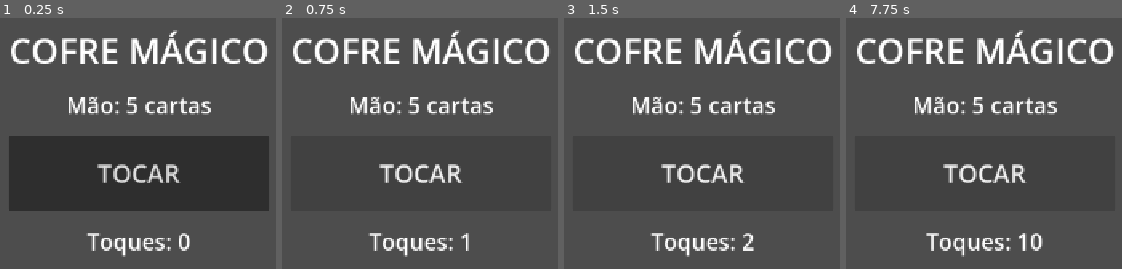
Above: before the commit, frames 1-4 (left to right).
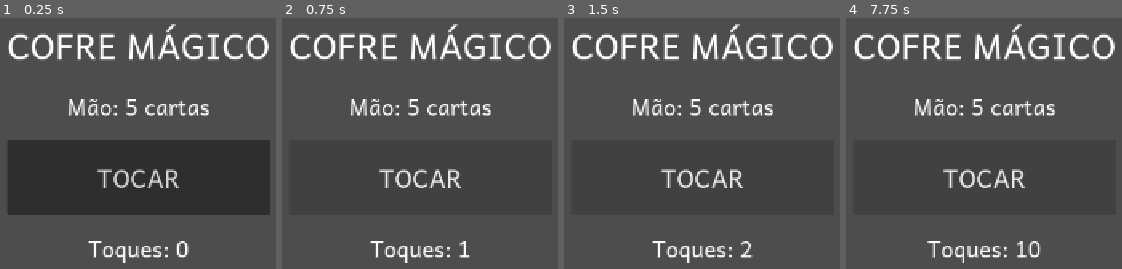
Above: after the commit, the same moments.

Repository: georginho1/cofre-magico
Game: Godot game, scene res://cenas/inicial/inicial.tscn
Same seed, same stepped clock (60 frames per second), same inputs: the game is played once before the commit and once after it.
Inputs (mouse positions are in pixels of both pictures, inside the frame that each line leads up to):
- Up to frame 1 (0.25 s): no input
- Up to frame 2 (0.75 s): click "TOCAR" at 0.5 s
- Up to frame 3 (1.5 s): click "TOCAR" at 1.25 s
- Up to frame 4 (7.75 s): click "TOCAR" at 2 s; tap Enter at 2.75, 4.25, 5.75 s; move the mouse to (outside the picture) at 2.77 s; hold Shift 2.78-3.5 s; click (outside the picture) at 2.92 s; tap Space at 3.5, 5, 6.5 s; drag from (outside the picture) to (945, 231) at 3.52 s; move the mouse to (1064, 43) at 4.27 s; tap Ctrl at 4.35 s; click (1064, 43) at 4.42 s; drag from (945, 231) to (outside the picture) at 5.02 s; move the mouse to (outside the picture) at 5.77 s; tap Alt at 5.85 s; click (outside the picture) at 5.92 s; tap Escape (ui_cancel) at 6.4 s; drag from (outside the picture) to (865, 30) at 6.52 s; move the mouse to (1025, 140) at 7.27 s; hold Shift from 7.28 s (still down); click (1025, 140) at 7.42 s

The runs differ from the first frame. In frame 1, 15% of the frame differs, in the area x 2-98%, y 2-98%; in frame 2, 12%; in frame 3, 12%; in frame 4, 12%.

Commit message:
feat(02-01): fonte Andika, Theme global, autoload Sessao
Co-Authored-By: Claude Sonnet 5.5 <noreply@anthropic.com>

Diff:
--- /dev/null
+++ b/ferramentas/gerar_tema.gd
@@ -0,0 +1,74 @@
+extends SceneTree
+## Gera res://tema/tema_cofre.tres. Uso: godot --headless --path . -s ferramentas/gerar_tema.gd
+
+const FUNDO := Color("#22335C")
+const ESCURO := Color("#14213D")
+const ROXO := Color("#B388FF")
+const CLARO := Color("#DCEBFA")
+const CINZA := Color("#8FA0C4")
+
+
+func _caixa(fundo: Color, borda: Color = Color(0, 0, 0, 0), largura: int = 0, raio: int = 16) -> StyleBoxFlat:
+	var s := StyleBoxFlat.new()
+	s.bg_color = fundo
+	s.set_corner_radius_all(raio)
+	s.set_border_width_all(largura)
+	s.border_color = borda
+	s.content_margin_left = 16
+	s.content_margin_right = 16
+	s.content_margin_top = 8
+	s.content_margin_bottom = 8
+	return s
+
+
+func _botao(t: Theme, nome: StringName, fundo: Color, borda: Color, largura: int, texto: Color, fonte: Font, tamanho: int) -> void:
+	t.add_type(nome)
+	t.set_type_variation(nome, &"Button")
+	t.set_font(&"font", nome, fonte)
+	t.set_font_size(&"font_size", nome, tamanho)
+	for c in [&"font_color", &"font_hover_color", &"font_pressed_color", &"font_focus_color", &"font_hover_pressed_color"]:
+		t.set_color(c, nome, texto)
+	t.set_color(&"font_disabled_color", nome, CINZA)
+	t.set_stylebox(&"normal", nome, _caixa(fundo, borda, largura))
+	t.set_stylebox(&"hover", nome, _caixa(fundo, borda, largura))
+	t.set_stylebox(&"pressed", nome, _caixa(fundo.darkened(0.1), borda, largura))
+	t.set_stylebox(&"hover_pressed", nome, _caixa(fundo.darkened(0.1), borda, largura))
+	t.set_stylebox(&"disabled", nome, _caixa(FUNDO, borda, largura))
+	t.set_stylebox(&"focus", nome, StyleBoxEmpty.new())
+
+
+func _rotulo(t: Theme, nome: StringName, fonte: Font, tamanho: int) -> void:
+	t.add_type(nome)
+	t.set_type_variation(nome, &"Label")
+	t.set_font(&"font", nome, fonte)
+	t.set_font_size(&"font_size", nome, tamanho)
+
+
+func _init() -> void:
+	var normal: Font = load("res://fontes/Andika-Regular.ttf") as Font
+	var negrito: Font = load("res://fontes/Andika-Bold.ttf") as Font
+	if normal == null or negrito == null:
+		push_error("fontes Andika ausentes")
+		quit(1)
+		return
+	var t := Theme.new()
+	t.default_font = normal
+	t.default_font_size = 24
+	t.set_color(&"font_color", &"Label", Color.WHITE)
+	_rotulo(t, &"Rotulo32", negrito, 32)
+	_rotulo(t, &"Titulo48", negrito, 48)
+	_rotulo(t, &"Display72", negrito, 72)
+	_botao(t, &"BotaoPrimario", ROXO, Color(0, 0, 0, 0), 0, ESCURO, negrito, 32)
+	_botao(t, &"BotaoSecundario", FUNDO, Color.WHITE, 2, Color.WHITE, negrito, 32)
+	_botao(t, &"BotaoCarta", CLARO, ESCURO, 4, ESCURO, negrito, 72)
+	_botao(t, &"BotaoEspaco", CLARO, Color("#5C6C91"), 2, ESCURO, negrito, 48)
+	_botao(t, &"BotaoMago", FUNDO, Color(0, 0, 0, 0), 0, Color.WHITE, negrito, 32)
+	t.add_type(&"PainelSuperficie")
+	t.set_type_variation(&"PainelSuperficie", &"PanelContainer")
+	var p := _caixa(FUNDO)
+	p.set_content_margin_all(16)
+	t.set_stylebox(&"panel", &"PainelSuperficie", p)
+	var erro: int = ResourceSaver.save(t, "res://tema/tema_cofre.tres")
+	if erro != OK:
+		push_error("falha ao salvar tema: %d" % erro)
+	quit(0 if erro == OK else 1)
--- a/project.godot
+++ b/project.godot
@@ -1,4 +1,11 @@
 ; Engine configuration file.
+; It's best edited using the editor UI and not directly,
+; since the parameters that go here are not all obvious.
+;
+; Format:
+;   [section] ; section goes between []
+;   param=value ; assign values to parameters
+
 config_version=5
 
 [application]
@@ -7,6 +14,11 @@
 run/main_scene="res://cenas/inicial/inicial.tscn"
 config/features=PackedStringArray("4.7", "GL Compatibility")
 config/icon="res://icon.svg"
+config/quit_on_go_back=false
+
+[autoload]
+
+Sessao="*res://sessao.gd"
 
 [display]
 
@@ -16,12 +28,16 @@
 window/stretch/aspect="expand"
 window/handheld/orientation=4
 
+[editor_plugins]
+
+enabled=PackedStringArray("res://addons/gut/plugin.cfg")
+
+[gui]
+
+theme/custom="res://tema/tema_cofre.tres"
+
 [rendering]
 
 renderer/rendering_method="gl_compatibility"
 renderer/rendering_method.mobile="gl_compatibility"
 textures/vram_compression/import_etc2_astc=true
-
-[editor_plugins]
-
-enabled=PackedStringArray("res://addons/gut/plugin.cfg")
--- /dev/null
+++ b/sessao.gd
@@ -0,0 +1,63 @@
+extends Node
+## Autoload Sessao: estado compartilhado entre cenas (magos ativos e partida).
+
+const CENA_MENU := "res://cenas/menu/menu.tscn"
+const CENA_SELECAO := "res://cenas/selecao/selecao.tscn"
+const CENA_MESA := "res://cenas/mesa/mesa.tscn"
+const CENA_COFRE := "res://cenas/cofre/cofre.tscn"
+const CENA_FINAL := "res://cenas/final/final.tscn"
+
+var magos_ativos: Array[int] = []
+var partida: Partida = null
+
+
+func ativar_magos(ids: Array[int]) -> void:
+	var limpos: Array[int] = []
+	for id in ids:
+		if id >= 0 and id <= 3 and not limpos.has(id):
+			limpos.append(id)
+	limpos.sort()
+	magos_ativos = limpos
+
+
+func id_do_indice(indice: int) -> int:
+	return magos_ativos[indice]
+
+
+func nova_partida() -> void:
+	var cfg: ConfigRegras = load("res://dados/regras_padrao.tres") as ConfigRegras
+	var bib: BibliotecaPalavras = load("res://dados/biblioteca_palavras.tres") as BibliotecaPalavras
+	var dist: DistribuicaoBaralho = load("res://dados/distribuicao_baralho.tres") as DistribuicaoBaralho
+	if cfg == null or bib == null or dist == null:
+		push_error("recursos de dados ausentes ou invalidos")
+		return
+	var rng := RandomNumberGenerator.new()
+	if cfg.semente > 0:
+		rng.seed = cfg.semente
+	else:
+		rng.randomize()
+	partida = Partida.new(cfg, bib, dist, magos_ativos.size(), rng)
+
+
+func limpar() -> void:
+	partida = null
+
+
+func ir_para(caminho: String) -> void:
+	get_tree().change_scene_to_file(caminho)
+
+
+func _notification(what: int) -> void:
+	if what == NOTIFICATION_WM_GO_BACK_REQUEST:
+		_voltar()
+
+
+func _unhandled_input(ev: InputEvent) -> void:
+	if ev.is_action_pressed("ui_cancel"):
+		_voltar()
+
+
+func _voltar() -> void:
+	var cena: Node = get_tree().current_scene
+	if cena != null and cena.has_method("ao_voltar"):
+		cena.call("ao_voltar")
--- /dev/null
+++ b/tema/tema_cofre.tres
@@ -0,0 +1,477 @@
+[gd_resource type="Theme" format=3]
+
+[ext_resource type="FontFile" path="res://fontes/Andika-Bold.ttf" id="1_arc57"]
+[ext_resource type="FontFile" path="res://fontes/Andika-Regular.ttf" id="2_7vbc3"]
+
+[sub_resource type="StyleBoxFlat" id="StyleBoxFlat_sskb8"]
+content_margin_left = 16.0
+content_margin_top = 8.0
+content_margin_right = 16.0
+content_margin_bottom = 8.0
+bg_color = Color(0.13333334, 0.2, 0.36078432, 1)
+border_width_left = 4
+border_width_top = 4
+border_width_right = 4
+border_width_bottom = 4
+border_color = Color(0.078431375, 0.12941177, 0.23921569, 1)
+corner_radius_top_left = 16
+corner_radius_top_right = 16
+corner_radius_bottom_right = 16
+corner_radius_bottom_left = 16
+
+[sub_resource type="StyleBoxEmpty" id="StyleBoxEmpty_yel0v"]
+
+[sub_resource type="StyleBoxFlat" id="StyleBoxFlat_o7fhs"]
+content_margin_left = 16.0
+content_margin_top = 8.0
+content_margin_right = 16.0
+content_margin_bottom = 8.0
+bg_color = Color(0.8627451, 0.92156863, 0.98039216, 1)
+border_width_left = 4
+border_width_top = 4
+border_width_right = 4
+border_width_bottom = 4
+border_color = Color(0.078431375, 0.12941177, 0.23921569, 1)
+corner_radius_top_left = 16
+corner_radius_top_right = 16
+corner_radius_bottom_right = 16
+corner_radius_bottom_left = 16
+
+[sub_resource type="StyleBoxFlat" id="StyleBoxFlat_x0r4m"]
+content_margin_left = 16.0
+content_margin_top = 8.0
+content_margin_right = 16.0
+content_margin_bottom = 8.0
+bg_color = Color(0.7764706, 0.82941175, 0.88235295, 1)
+border_width_left = 4
+border_width_top = 4
+border_width_right = 4
+border_width_bottom = 4
+border_color = Color(0.078431375, 0.12941177, 0.23921569, 1)
+corner_radius_top_left = 16
+corner_radius_top_right = 16
+corner_radius_bottom_right = 16
+corner_radius_bottom_left = 16
+
+[sub_resource type="StyleBoxFlat" id="StyleBoxFlat_wc6pu"]
+content_margin_left = 16.0
+content_margin_top = 8.0
+content_margin_right = 16.0
+content_margin_bottom = 8.0
+bg_color = Color(0.8627451, 0.92156863, 0.98039216, 1)
+border_width_left = 4
+border_width_top = 4
+border_width_right = 4
+border_width_bottom = 4
+border_color = Color(0.078431375, 0.12941177, 0.23921569, 1)
+corner_radius_top_left = 16
+corner_radius_top_right = 16
+corner_radius_bottom_right = 16
+corner_radius_bottom_left = 16
+
+[sub_resource type="StyleBoxFlat" id="StyleBoxFlat_sb8cu"]
+content_margin_left = 16.0
+content_margin_top = 8.0
+content_margin_right = 16.0
+content_margin_bottom = 8.0
+bg_color = Color(0.7764706, 0.82941175, 0.88235295, 1)
+border_width_left = 4
+border_width_top = 4
+border_width_right = 4
+border_width_bottom = 4
+border_color = Color(0.078431375, 0.12941177, 0.23921569, 1)
+corner_radius_top_left = 16
+corner_radius_top_right = 16
+corner_radius_bottom_right = 16
+corner_radius_bottom_left = 16
+
+[sub_resource type="StyleBoxFlat" id="StyleBoxFlat_x38jy"]
+content_margin_left = 16.0
+content_margin_top = 8.0
+content_margin_right = 16.0
+content_margin_bottom = 8.0
+bg_color = Color(0.13333334, 0.2, 0.36078432, 1)
+border_width_left = 2
+border_width_top = 2
+border_width_right = 2
+border_width_bottom = 2
+border_color = Color(0.36078432, 0.42352942, 0.5686275, 1)
+corner_radius_top_left = 16
+corner_radius_top_right = 16
+corner_radius_bottom_right = 16
+corner_radius_bottom_left = 16
+
+[sub_resource type="StyleBoxEmpty" id="StyleBoxEmpty_n3m7h"]
+
+[sub_resource type="StyleBoxFlat" id="StyleBoxFlat_eajyj"]
+content_margin_left = 16.0
+content_margin_top = 8.0
+content_margin_right = 16.0
+content_margin_bottom = 8.0
+bg_color = Color(0.8627451, 0.92156863, 0.98039216, 1)
+border_width_left = 2
+border_width_top = 2
+border_width_right = 2
+border_width_bottom = 2
+border_color = Color(0.36078432, 0.42352942, 0.5686275, 1)
+corner_radius_top_left = 16
+corner_radius_top_right = 16
+corner_radius_bottom_right = 16
+corner_radius_bottom_left = 16
+
+[sub_resource type="StyleBoxFlat" id="StyleBoxFlat_vrmm2"]
+content_margin_left = 16.0
+content_margin_top = 8.0
+content_margin_right = 16.0
+content_margin_bottom = 8.0
+bg_color = Color(0.7764706, 0.82941175, 0.88235295, 1)
+border_width_left = 2
+border_width_top = 2
+border_width_right = 2
+border_width_bottom = 2
+border_color = Color(0.36078432, 0.42352942, 0.5686275, 1)
+corner_radius_top_left = 16
+corner_radius_top_right = 16
+corner_radius_bottom_right = 16
+corner_radius_bottom_left = 16
+
+[sub_resource type="StyleBoxFlat" id="StyleBoxFlat_wrr13"]
+content_margin_left = 16.0
+content_margin_top = 8.0
+content_margin_right = 16.0
+content_margin_bottom = 8.0
+bg_color = Color(0.8627451, 0.92156863, 0.98039216, 1)
+border_width_left = 2
+border_width_top = 2
+border_width_right = 2
+border_width_bottom = 2
+border_color = Color(0.36078432, 0.42352942, 0.5686275, 1)
+corner_radius_top_left = 16
+corner_radius_top_right = 16
+corner_radius_bottom_right = 16
+corner_radius_bottom_left = 16
+
+[sub_resource type="StyleBoxFlat" id="StyleBoxFlat_oucqq"]
+content_margin_left = 16.0
+content_margin_top = 8.0
+content_margin_right = 16.0
+content_margin_bottom = 8.0
+bg_color = Color(0.7764706, 0.82941175, 0.88235295, 1)
+border_width_left = 2
+border_width_top = 2
+border_width_right = 2
+border_width_bottom = 2
+border_color = Color(0.36078432, 0.42352942, 0.5686275, 1)
+corner_radius_top_left = 16
+corner_radius_top_right = 16
+corner_radius_bottom_right = 16
+corner_radius_bottom_left = 16
+
+[sub_resource type="StyleBoxFlat" id="StyleBoxFlat_pvvmd"]
+content_margin_left = 16.0
+content_margin_top = 8.0
+content_margin_right = 16.0
+content_margin_bottom = 8.0
+bg_color = Color(0.13333334, 0.2, 0.36078432, 1)
+border_color = Color(0, 0, 0, 0)
+corner_radius_top_left = 16
+corner_radius_top_right = 16
+corner_radius_bottom_right = 16
+corner_radius_bottom_left = 16
+
+[sub_resource type="StyleBoxEmpty" id="StyleBoxEmpty_2442c"]
+
+[sub_resource type="StyleBoxFlat" id="StyleBoxFlat_t5xm0"]
+content_margin_left = 16.0
+content_margin_top = 8.0
+content_margin_right = 16.0
+content_margin_bottom = 8.0
+bg_color = Color(0.13333334, 0.2, 0.36078432, 1)
+border_color = Color(0, 0, 0, 0)
+corner_radius_top_left = 16
+corner_radius_top_right = 16
+corner_radius_bottom_right = 16
+corner_radius_bottom_left = 16
+
+[sub_resource type="StyleBoxFlat" id="StyleBoxFlat_rp666"]
+content_margin_left = 16.0
+content_margin_top = 8.0
+content_margin_right = 16.0
+content_margin_bottom = 8.0
+bg_color = Color(0.120000005, 0.17999999, 0.32470587, 1)
+border_color = Color(0, 0, 0, 0)
+corner_radius_top_left = 16
+corner_radius_top_right = 16
+corner_radius_bottom_right = 16
+corner_radius_bottom_left = 16
+
+[sub_resource type="StyleBoxFlat" id="StyleBoxFlat_icxtv"]
+content_margin_left = 16.0
+content_margin_top = 8.0
+content_margin_right = 16.0
+content_margin_bottom = 8.0
+bg_color = Color(0.13333334, 0.2, 0.36078432, 1)
+border_color = Color(0, 0, 0, 0)
+corner_radius_top_left = 16
+corner_radius_top_right = 16
+corner_radius_bottom_right = 16
+corner_radius_bottom_left = 16
+
+[sub_resource type="StyleBoxFlat" id="StyleBoxFlat_ey1el"]
+content_margin_left = 16.0
+content_margin_top = 8.0
+content_margin_right = 16.0
+content_margin_bottom = 8.0
+bg_color = Color(0.120000005, 0.17999999, 0.32470587, 1)
+border_color = Color(0, 0, 0, 0)
+corner_radius_top_left = 16
+corner_radius_top_right = 16
+corner_radius_bottom_right = 16
+corner_radius_bottom_left = 16
+
+[sub_resource type="StyleBoxFlat" id="StyleBoxFlat_4yf16"]
+content_margin_left = 16.0
+content_margin_top = 8.0
+content_margin_right = 16.0
+content_margin_bottom = 8.0
+bg_color = Color(0.13333334, 0.2, 0.36078432, 1)
+border_color = Color(0, 0, 0, 0)
+corner_radius_top_left = 16
+corner_radius_top_right = 16
+corner_radius_bottom_right = 16
+corner_radius_bottom_left = 16
+
+[sub_resource type="StyleBoxEmpty" id="StyleBoxEmpty_2j4df"]
+
+[sub_resource type="StyleBoxFlat" id="StyleBoxFlat_uabny"]
+content_margin_left = 16.0
+content_margin_top = 8.0
+content_margin_right = 16.0
+content_margin_bottom = 8.0
+bg_color = Color(0.7019608, 0.53333336, 1, 1)
+border_color = Color(0, 0, 0, 0)
+corner_radius_top_left = 16
+corner_radius_top_right = 16
+corner_radius_bottom_right = 16
+corner_radius_bottom_left = 16
+
+[sub_resource type="StyleBoxFlat" id="StyleBoxFlat_2kv27"]
+content_margin_left = 16.0
+content_margin_top = 8.0
+content_margin_right = 16.0
+content_margin_bottom = 8.0
+bg_color = Color(0.6317647, 0.48000002, 0.9, 1)
+border_color = Color(0, 0, 0, 0)
+corner_radius_top_left = 16
+corner_radius_top_right = 16
+corner_radius_bottom_right = 16
+corner_radius_bottom_left = 16
+
+[sub_resource type="StyleBoxFlat" id="StyleBoxFlat_iwn3o"]
+content_margin_left = 16.0
+content_margin_top = 8.0
+content_margin_right = 16.0
+content_margin_bottom = 8.0
+bg_color = Color(0.7019608, 0.53333336, 1, 1)
+border_color = Color(0, 0, 0, 0)
+corner_radius_top_left = 16
+corner_radius_top_right = 16
+corner_radius_bottom_right = 16
+corner_radius_bottom_left = 16
+
+[sub_resource type="StyleBoxFlat" id="StyleBoxFlat_48hk5"]
+content_margin_left = 16.0
+content_margin_top = 8.0
+content_margin_right = 16.0
+content_margin_bottom = 8.0
+bg_color = Color(0.6317647, 0.48000002, 0.9, 1)
+border_color = Color(0, 0, 0, 0)
+corner_radius_top_left = 16
+corner_radius_top_right = 16
+corner_radius_bottom_right = 16
+corner_radius_bottom_left = 16
+
+[sub_resource type="StyleBoxFlat" id="StyleBoxFlat_p6b5s"]
+content_margin_left = 16.0
+content_margin_top = 8.0
+content_margin_right = 16.0
+content_margin_bottom = 8.0
+bg_color = Color(0.13333334, 0.2, 0.36078432, 1)
+border_width_left = 2
+border_width_top = 2
+border_width_right = 2
+border_width_bottom = 2
+border_color = Color(1, 1, 1, 1)
+corner_radius_top_left = 16
+corner_radius_top_right = 16
+corner_radius_bottom_right = 16
+corner_radius_bottom_left = 16
+
+[sub_resource type="StyleBoxEmpty" id="StyleBoxEmpty_dd1tx"]
+
+[sub_resource type="StyleBoxFlat" id="StyleBoxFlat_qpnqy"]
+content_margin_left = 16.0
+content_margin_top = 8.0
+content_margin_right = 16.0
+content_margin_bottom = 8.0
+bg_color = Color(0.13333334, 0.2, 0.36078432, 1)
+border_width_left = 2
+border_width_top = 2
+border_width_right = 2
+border_width_bottom = 2
+border_color = Color(1, 1, 1, 1)
+corner_radius_top_left = 16
+corner_radius_top_right = 16
+corner_radius_bottom_right = 16
+corner_radius_bottom_left = 16
+
+[sub_resource type="StyleBoxFlat" id="StyleBoxFlat_nnueh"]
+content_margin_left = 16.0
+content_margin_top = 8.0
+content_margin_right = 16.0
+content_margin_bottom = 8.0
+bg_color = Color(0.120000005, 0.17999999, 0.32470587, 1)
+border_width_left = 2
+border_width_top = 2
+border_width_right = 2
+border_width_bottom = 2
+border_color = Color(1, 1, 1, 1)
+corner_radius_top_left = 16
+corner_radius_top_right = 16
+corner_radius_bottom_right = 16
+corner_radius_bottom_left = 16
+
+[sub_resource type="StyleBoxFlat" id="StyleBoxFlat_2k287"]
+content_margin_left = 16.0
+content_margin_top = 8.0
+content_margin_right = 16.0
+content_margin_bottom = 8.0
+bg_color = Color(0.13333334, 0.2, 0.36078432, 1)
+border_width_left = 2
+border_width_top = 2
+border_width_right = 2
+border_width_bottom = 2
+border_color = Color(1, 1, 1, 1)
+corner_radius_top_left = 16
+corner_radius_top_right = 16
+corner_radius_bottom_right = 16
+corner_radius_bottom_left = 16
+
+[sub_resource type="StyleBoxFlat" id="StyleBoxFlat_qndf3"]
+content_margin_left = 16.0
+content_margin_top = 8.0
+content_margin_right = 16.0
+content_margin_bottom = 8.0
+bg_color = Color(0.120000005, 0.17999999, 0.32470587, 1)
+border_width_left = 2
+border_width_top = 2
+border_width_right = 2
+border_width_bottom = 2
+border_color = Color(1, 1, 1, 1)
+corner_radius_top_left = 16
+corner_radius_top_right = 16
+corner_radius_bottom_right = 16
+corner_radius_bottom_left = 16
+
+[sub_resource type="StyleBoxFlat" id="StyleBoxFlat_5g8b6"]
+content_margin_left = 16.0
+content_margin_top = 16.0
+content_margin_right = 16.0
+content_margin_bottom = 16.0
+bg_color = Color(0.13333334, 0.2, 0.36078432, 1)
+border_color = Color(0, 0, 0, 0)
+corner_radius_top_left = 16
+corner_radius_top_right = 16
+corner_radius_bottom_right = 16
+corner_radius_bottom_left = 16
+
+[resource]
+default_font = ExtResource("2_7vbc3")
+default_font_size = 24
+BotaoCarta/base_type = &"Button"
+BotaoCarta/colors/font_color = Color(0.078431375, 0.12941177, 0.23921569, 1)
+BotaoCarta/colors/font_disabled_color = Color(0.56078434, 0.627451, 0.76862746, 1)
+BotaoCarta/colors/font_focus_color = Color(0.078431375, 0.12941177, 0.23921569, 1)
+BotaoCarta/colors/font_hover_color = Color(0.078431375, 0.12941177, 0.23921569, 1)
+BotaoCarta/colors/font_hover_pressed_color = Color(0.078431375, 0.12941177, 0.23921569, 1)
+BotaoCarta/colors/font_pressed_color = Color(0.078431375, 0.12941177, 0.23921569, 1)
+BotaoCarta/font_sizes/font_size = 72
+BotaoCarta/fonts/font = ExtResource("1_arc57")
+BotaoCarta/styles/disabled = SubResource("StyleBoxFlat_sskb8")
+BotaoCarta/styles/focus = SubResource("StyleBoxEmpty_yel0v")
+BotaoCarta/styles/hover = SubResource("StyleBoxFlat_o7fhs")
+BotaoCarta/styles/hover_pressed = SubResource("StyleBoxFlat_x0r4m")
+BotaoCarta/styles/normal = SubResource("StyleBoxFlat_wc6pu")
+BotaoCarta/styles/pressed = SubResource("StyleBoxFlat_sb8cu")
+BotaoEspaco/base_type = &"Button"
+BotaoEspaco/colors/font_color = Color(0.078431375, 0.12941177, 0.23921569, 1)
+BotaoEspaco/colors/font_disabled_color = Color(0.56078434, 0.627451, 0.76862746, 1)
+BotaoEspaco/colors/font_focus_color = Color(0.078431375, 0.12941177, 0.23921569, 1)
+BotaoEspaco/colors/font_hover_color = Color(0.078431375, 0.12941177, 0.23921569, 1)
+BotaoEspaco/colors/font_hover_pressed_color = Color(0.078431375, 0.12941177, 0.23921569, 1)
+BotaoEspaco/colors/font_pressed_color = Color(0.078431375, 0.12941177, 0.23921569, 1)
+BotaoEspaco/font_sizes/font_size = 48
+BotaoEspaco/fonts/font = ExtResource("1_arc57")
+BotaoEspaco/styles/disabled = SubResource("StyleBoxFlat_x38jy")
+BotaoEspaco/styles/focus = SubResource("StyleBoxEmpty_n3m7h")
+BotaoEspaco/styles/hover = SubResource("StyleBoxFlat_eajyj")
+BotaoEspaco/styles/hover_pressed = SubResource("StyleBoxFlat_vrmm2")
+BotaoEspaco/styles/normal = SubResource("StyleBoxFlat_wrr13")
+BotaoEspaco/styles/pressed = SubResource("StyleBoxFlat_oucqq")
+BotaoMago/base_type = &"Button"
+BotaoMago/colors/font_color = Color(1, 1, 1, 1)
+BotaoMago/colors/font_disabled_color = Color(0.56078434, 0.627451, 0.76862746, 1)
+BotaoMago/colors/font_focus_color = Color(1, 1, 1, 1)
+BotaoMago/colors/font_hover_color = Color(1, 1, 1, 1)
+BotaoMago/colors/font_hover_pressed_color = Color(1, 1, 1, 1)
+BotaoMago/colors/font_pressed_color = Color(1, 1, 1, 1)
+BotaoMago/font_sizes/font_size = 32
+BotaoMago/fonts/font = ExtResource("1_arc57")
+BotaoMago/styles/disabled = SubResource("StyleBoxFlat_pvvmd")
+BotaoMago/styles/focus = SubResource("StyleBoxEmpty_2442c")
+BotaoMago/styles/hover = SubResource("StyleBoxFlat_t5xm0")
+BotaoMago/styles/hover_pressed = SubResource("StyleBoxFlat_rp666")
+BotaoMago/styles/normal = SubResource("StyleBoxFlat_icxtv")
+BotaoMago/styles/pressed = SubResource("StyleBoxFlat_ey1el")
+BotaoPrimario/base_type = &"Button"
+BotaoPrimario/colors/font_color = Color(0.078431375, 0.12941177, 0.23921569, 1)
+BotaoPrimario/colors/font_disabled_color = Color(0.56078434, 0.627451, 0.76862746, 1)
+BotaoPrimario/colors/font_focus_color = Color(0.078431375, 0.12941177, 0.23921569, 1)
+BotaoPrimario/colors/font_hover_color = Color(0.078431375, 0.12941177, 0.23921569, 1)
+BotaoPrimario/colors/font_hover_pressed_color = Color(0.078431375, 0.12941177, 0.23921569, 1)
+BotaoPrimario/colors/font_pressed_color = Color(0.078431375, 0.12941177, 0.23921569, 1)
+BotaoPrimario/font_sizes/font_size = 32
+BotaoPrimario/fonts/font = ExtResource("1_arc57")
+BotaoPrimario/styles/disabled = SubResource("StyleBoxFlat_4yf16")
+BotaoPrimario/styles/focus = SubResource("StyleBoxEmpty_2j4df")
+BotaoPrimario/styles/hover = SubResource("StyleBoxFlat_uabny")
+BotaoPrimario/styles/hover_pressed = SubResource("StyleBoxFlat_2kv27")
+BotaoPrimario/styles/normal = SubResource("StyleBoxFlat_iwn3o")
+BotaoPrimario/styles/pressed = SubResource("StyleBoxFlat_48hk5")
+BotaoSecundario/base_type = &"Button"
+BotaoSecundario/colors/font_color = Color(1, 1, 1, 1)
+BotaoSecundario/colors/font_disabled_color = Color(0.56078434, 0.627451, 0.76862746, 1)
+BotaoSecundario/colors/font_focus_color = Color(1, 1, 1, 1)
+BotaoSecundario/colors/font_hover_color = Color(1, 1, 1, 1)
+BotaoSecundario/colors/font_hover_pressed_color = Color(1, 1, 1, 1)
+BotaoSecundario/colors/font_pressed_color = Color(1, 1, 1, 1)
+BotaoSecundario/font_sizes/font_size = 32
+BotaoSecundario/fonts/font = ExtResource("1_arc57")
+BotaoSecundario/styles/disabled = SubResource("StyleBoxFlat_p6b5s")
+BotaoSecundario/styles/focus = SubResource("StyleBoxEmpty_dd1tx")
+BotaoSecundario/styles/hover = SubResource("StyleBoxFlat_qpnqy")
+BotaoSecundario/styles/hover_pressed = SubResource("StyleBoxFlat_nnueh")
+BotaoSecundario/styles/normal = SubResource("StyleBoxFlat_2k287")
+BotaoSecundario/styles/pressed = SubResource("StyleBoxFlat_qndf3")
+Display72/base_type = &"Label"
+Display72/font_sizes/font_size = 72
+Display72/fonts/font = ExtResource("1_arc57")
+Label/colors/font_color = Color(1, 1, 1, 1)
+PainelSuperficie/base_type = &"PanelContainer"
+PainelSuperficie/styles/panel = SubResource("StyleBoxFlat_5g8b6")
+Rotulo32/base_type = &"Label"
+Rotulo32/font_sizes/font_size = 32
+Rotulo32/fonts/font = ExtResource("1_arc57")
+Titulo48/base_type = &"Label"
+Titulo48/font_sizes/font_size = 48
+Titulo48/fonts/font = ExtResource("1_arc57")
Not shown, added: ferramentas/gerar_tema.gd.uid
Binary file added: fontes/Andika-Bold.ttf
Not shown, added: fontes/Andika-Bold.ttf.import
Binary file added: fontes/Andika-Regular.ttf
Not shown, added: fontes/Andika-Regular.ttf.import
Not shown, added: fontes/OFL.txt
Not shown, added: sessao.gd.uid
Not shown, changed: CREDITOS.md
